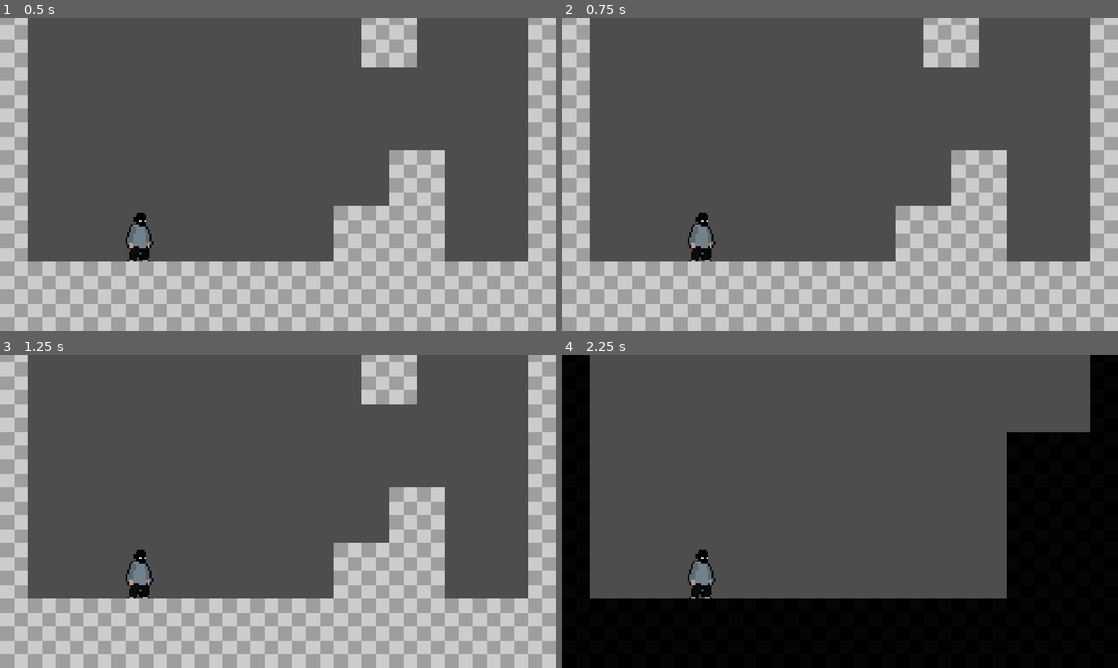
Above: before the commit, frames 1-4 (two rows, left to right).
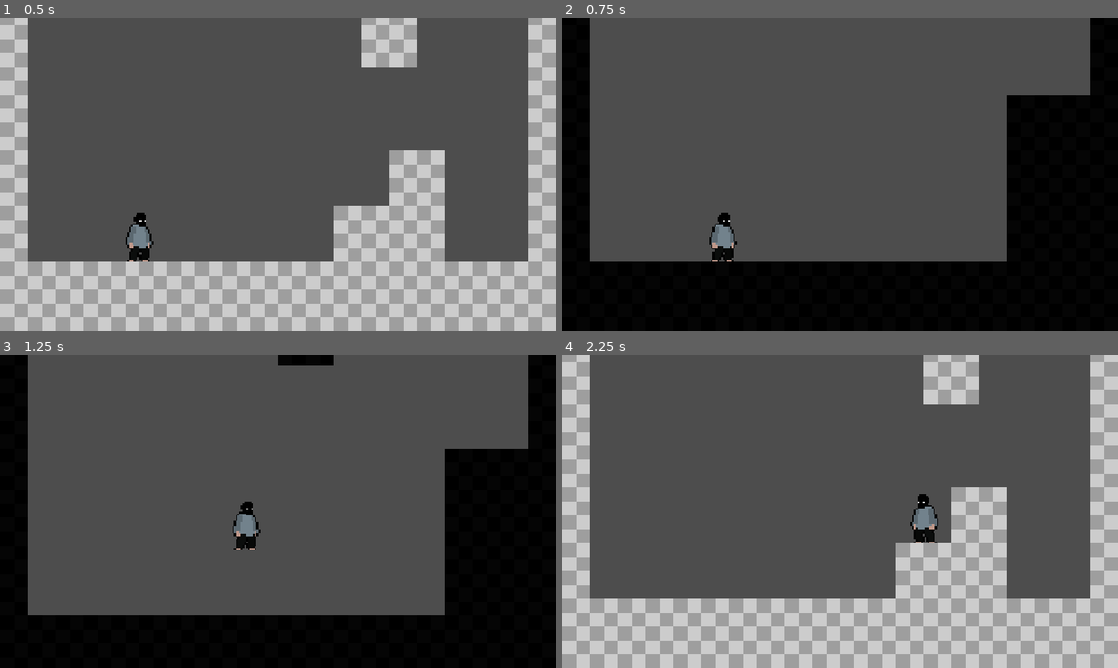
Above: after the commit, the same moments.

Repository: kaikzyx/coexistence
Game: Godot game, scene res://source/main.tscn
Same seed, same stepped clock (60 frames per second), same inputs: the game is played once before the commit and once after it.
Inputs:
- Up to frame 1 (0.5 s): no input
- Up to frame 2 (0.75 s): tap Enter at 0.5 s; hold Right (move_right, bound only after the commit) from 0.53 s (still down); hold C (change_reality, bound only after the commit) from 0.53 s (still down)
- Up to frame 3 (1.25 s): keep holding Right (move_right, bound only after the commit); keep holding C (change_reality, bound only after the commit); tap Up (jump, bound only after the commit) at 0.77 s
- Up to frame 4 (2.25 s): release C (change_reality, bound only after the commit) at 1.28 s; tap R (change_reality, bound only before the commit) at 1.35 s; tap Up (jump, bound only after the commit) at 1.52 s; release Right (move_right, bound only after the commit) at 2.03 s; hold Left (move_left, bound only after the commit) from 2.03 s (still down); hold C (change_reality, bound only after the commit) from 2.03 s (still down)

Frame 1 is identical in both runs. In frame 2, 46% of the frame differs, in the area x 0-100%, y 0-100%; in frame 3, 45%; in frame 4, 46%.

Commit message:
feat: update input map keys

Diff:
--- a/project.godot
+++ b/project.godot
@@ -33,22 +33,22 @@
 
 move_left={
 "deadzone": 0.2,
-"events": [Object(InputEventKey,"resource_local_to_scene":fa …(119 unchanged characters)… ressed":false,"pressed":false,"keycode":65,"physical_keycode":0,"key_label":0,"unicode":97,"location":0,"echo":false,"script":null)
+"events": [Object(InputEventKey,"resource_local_to_scene":fa …(119 unchanged characters)… ressed":false,"pressed":false,"keycode":4194319,"physical_keycode":0,"key_label":0,"unicode":0,"location":0,"echo":false,"script":null)
 ]
 }
 move_right={
 "deadzone": 0.2,
-"events": [Object(InputEventKey,"resource_local_to_scene":fa …(119 unchanged characters)… ressed":false,"pressed":false,"keycode":68,"physical_keycode":0,"key_label":0,"unicode":100,"location":0,"echo":false,"script":null)
+"events": [Object(InputEventKey,"resource_local_to_scene":fa …(119 unchanged characters)… ressed":false,"pressed":false,"keycode":4194321,"physical_keycode":0,"key_label":0,"unicode":0,"location":0,"echo":false,"script":null)
 ]
 }
 jump={
 "deadzone": 0.2,
-"events": [Object(InputEventKey,"resource_local_to_scene":fa …(119 unchanged characters)… ressed":false,"pressed":false,"keycode":32,"physical_keycode":0,"key_label":0,"unicode":32,"location":0,"echo":false,"script":null)
+"events": [Object(InputEventKey,"resource_local_to_scene":fa …(119 unchanged characters)… ressed":false,"pressed":false,"keycode":4194320,"physical_keycode":0,"key_label":0,"unicode":0,"location":0,"echo":false,"script":null)
 ]
 }
 change_reality={
 "deadzone": 0.2,
-"events": [Object(InputEventKey,"resource_local_to_scene":fa …(119 unchanged characters)… ressed":false,"pressed":false,"keycode":82,"physical_keycode":0,"key_label":0,"unicode":114,"location":0,"echo":false,"script":null)
+"events": [Object(InputEventKey,"resource_local_to_scene":fa …(119 unchanged characters)… ressed":false,"pressed":false,"keycode":67,"physical_keycode":0,"key_label":0,"unicode":99,"location":0,"echo":false,"script":null)
 ]
 }
 
